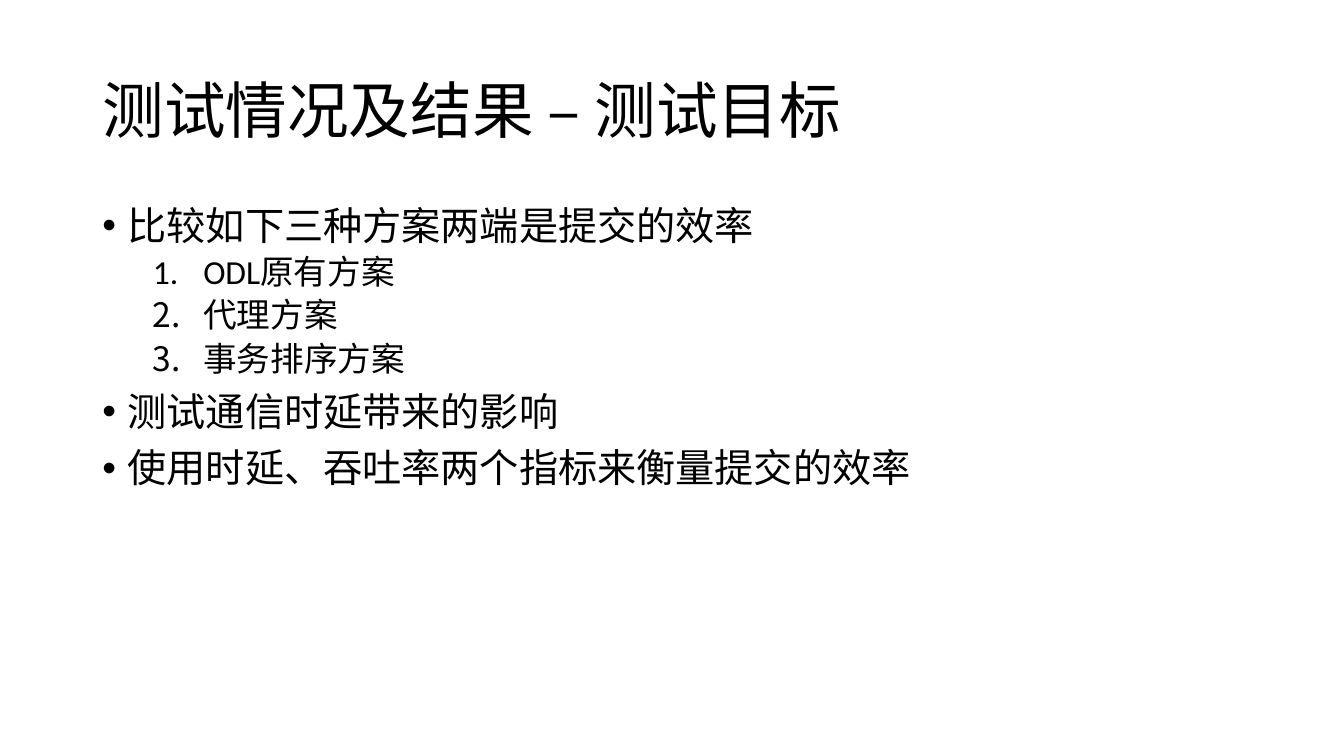
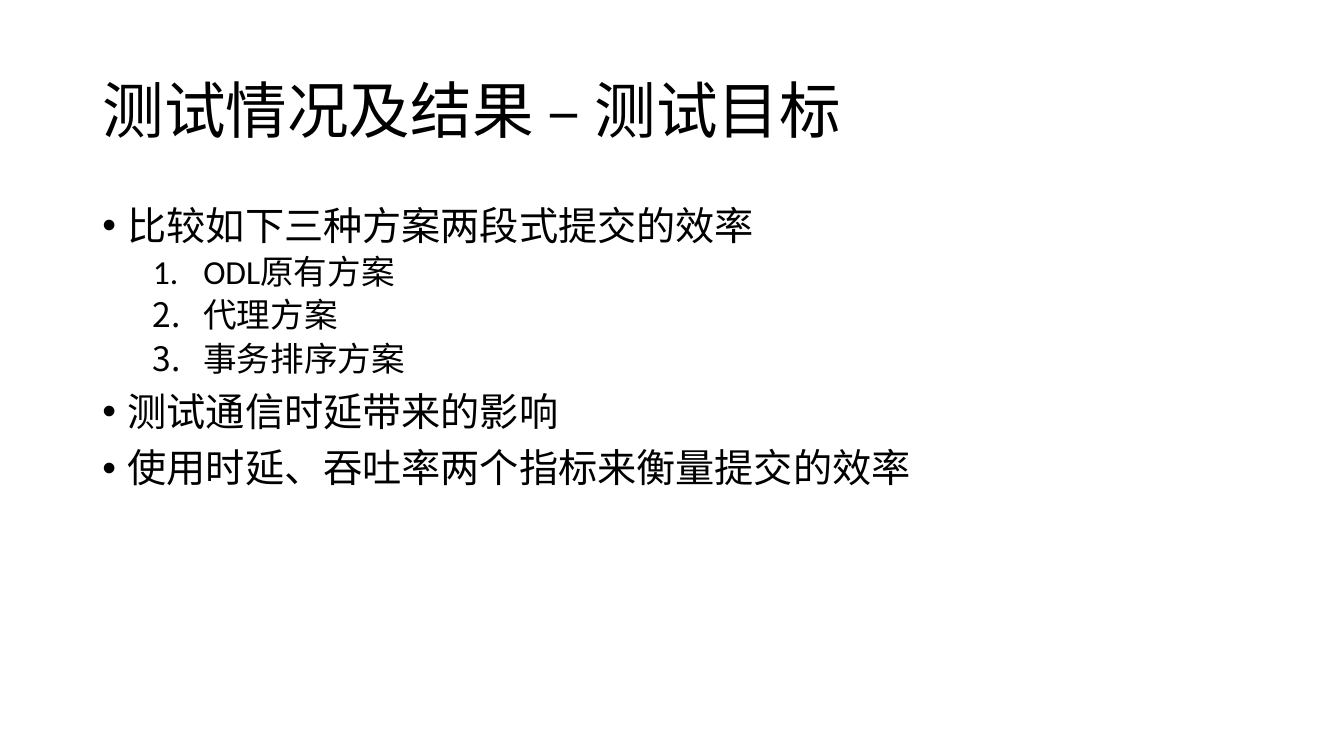
Before and after one commit to fhydralisk/report_hw, a slide deck: slide 17 of 1.15-odl 2pc simulate.pptx (slide 15 before the commit). Drawn at 1344x756 pixels with LibreOffice and Linux fonts; fonts in the diff are those of the drawing. Boxes give left, top, right and bottom in pixels: in the first picture for what was removed or moved away, otherwise in the second. Text is boxed around its words. In the diff, an @@ line names an element or a change of style, - is before the commit and + after.

```diff
--- a/1.15-odl 2pc simulate.pptx
+++ b/1.15-odl 2pc simulate.pptx
@@ text at bbox=[128, 207, 754, 244]: text changed @@
-• 比较如下三种方案两端是提交的效率
+• 比较如下三种方案两段式提交的效率
```
Also in this commit, not shown: 9 other slides changed, 4 slides added.
